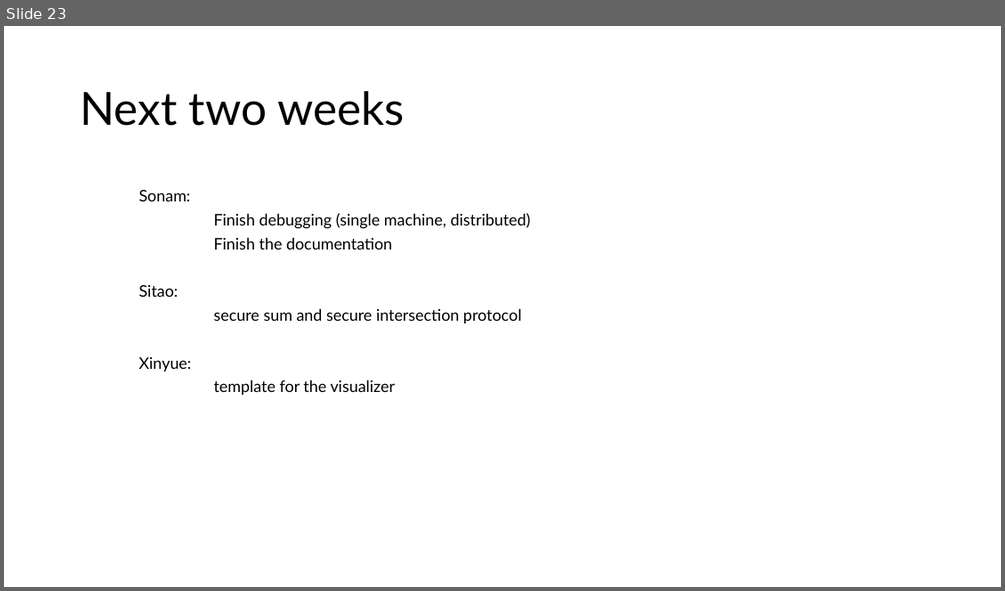
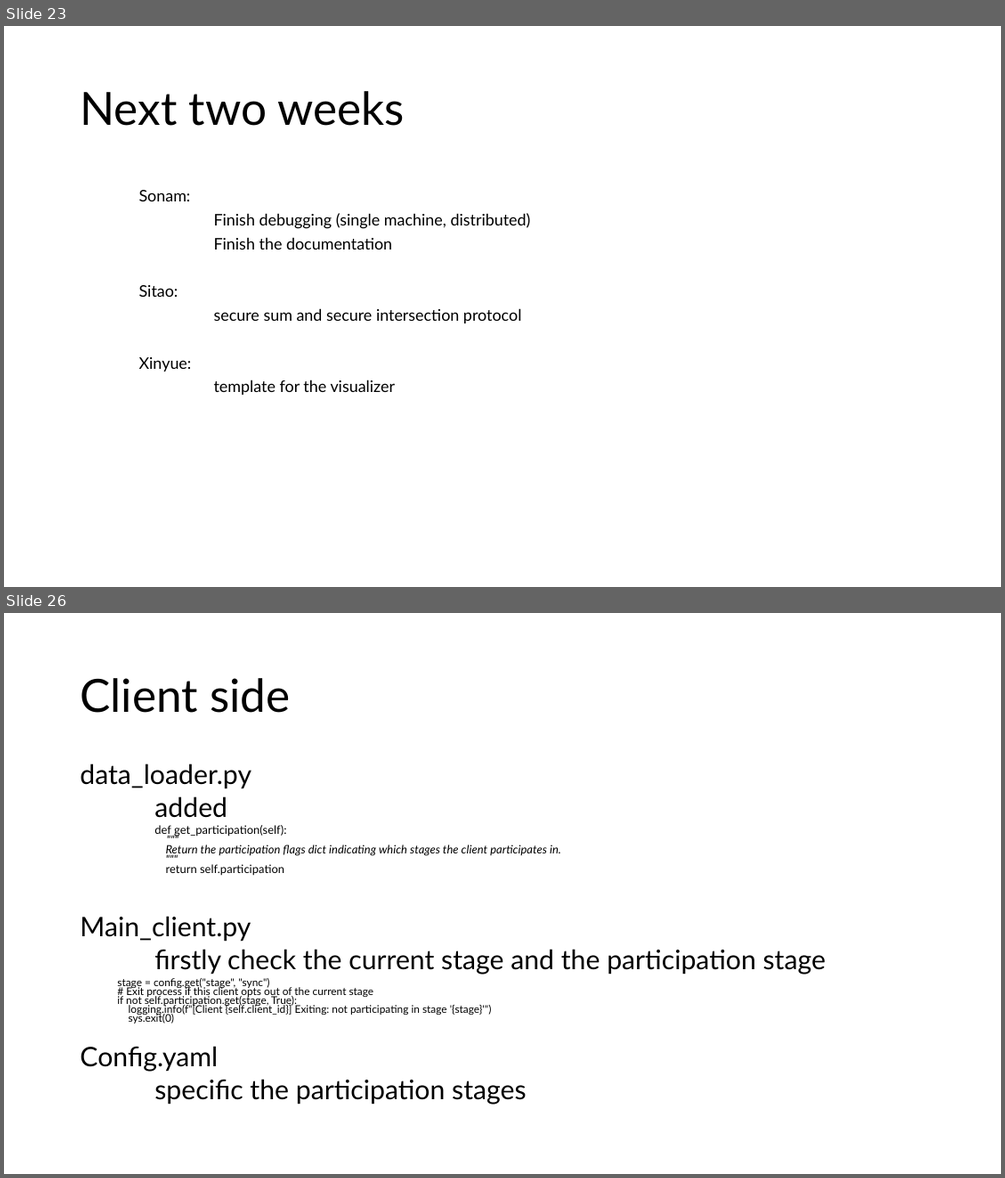
Before and after one commit to idsla/Fed-GWAS, a slide deck: pipeline/0321.pptx. Shown one above the other, each under a label of ours: slide 23 before the commit, slides 23 and 26 after it; the slides between them are not shown. The pictures are 1005x591 and 1005x1178 pixels, drawn with LibreOffice and Linux fonts; fonts in the diff are those of the drawing. Boxes give left, top, right and bottom in pixels: in the first picture for what was removed or moved away, otherwise in the second. Text is boxed around its words. In the diff, an @@ line names an element or a change of style, - is before the commit and + after.

```diff
--- a/pipeline/0321.pptx
+++ b/pipeline/0321.pptx
@@ slide 26 added at (4, 613, 1001, 1174), background #FFFFFF @@
@@ title added at (80, 678, 290, 713), 44 pt, text #000000 @@
+Client side
@@ text added at (80, 763, 825, 1104), 10.2 pt, text #000000 @@
+data_loader.py
+added
+    def get_participation(self):
+    """
+    Return the participation flags dict indicating which stages the client participates in.
+    """
+    return self.participation
+Main_client.py
+firstly check the current stage and the participation stage
+  stage = config.get("stage", "sync")
+  # Exit process if this client opts out of the current stage
+  if not self.participation.get(stage, True):
+  logging.info(f"[Client {self.client_id}] Exiting: not participating in stage '{stage}'")
+  sys.exit(0)
+Config.yaml
+specific the participation stages
```
Also in this commit, not shown: 4 other slides added, 1 other file.
